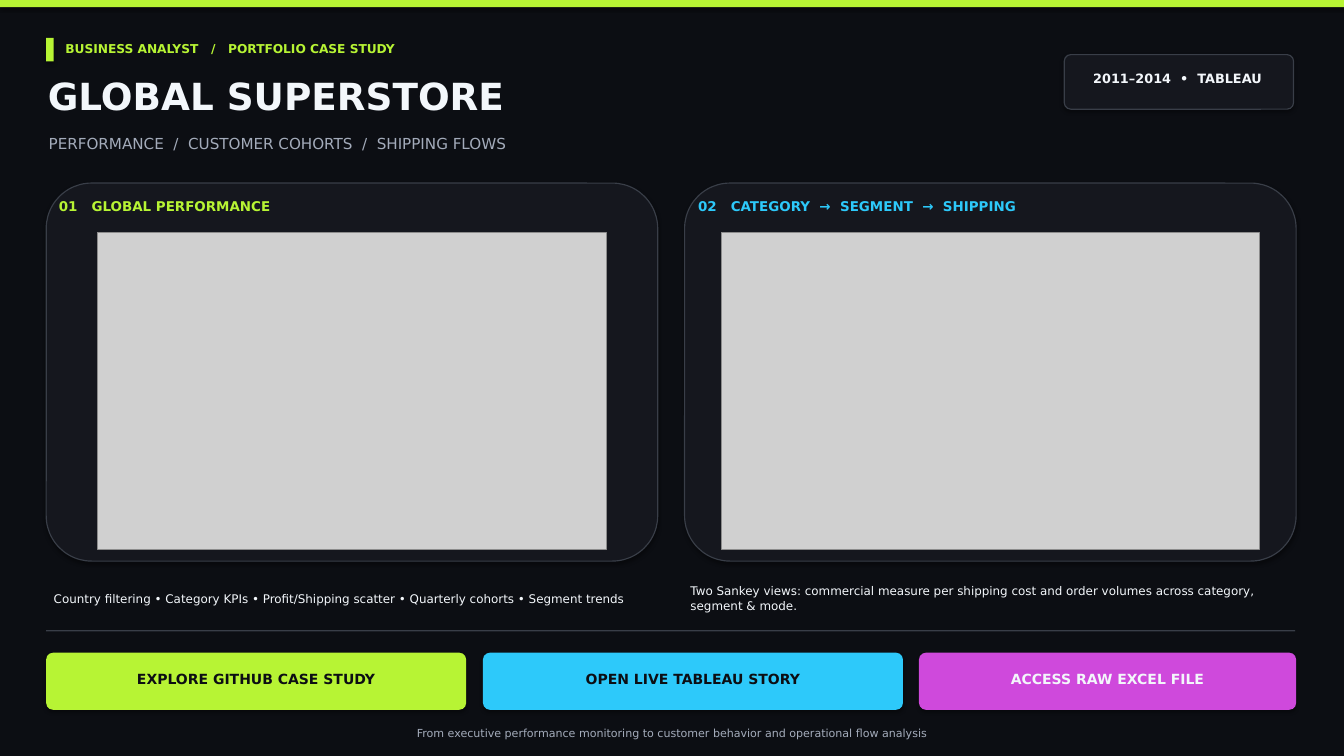
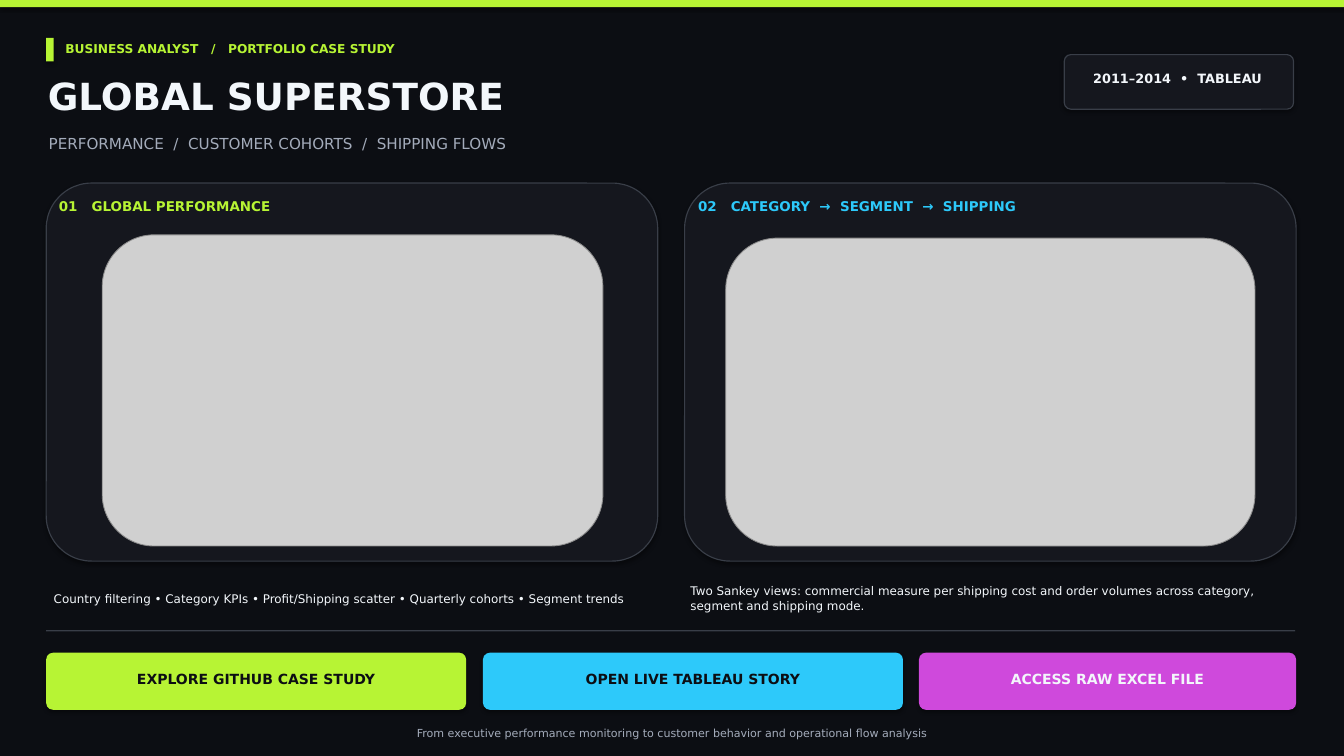
Before and after one commit to Bunniey/Global-Superstore-Tableau-Story-Analytics, a slide deck: slide 1 of Editable-Portfolio-Showcase.pptx. Drawn at 1344x756 pixels with LibreOffice and Linux fonts; fonts in the diff are those of the drawing; grey boxes stand for pictures. Boxes give left, top, right and bottom in pixels: in the first picture for what was removed or moved away, otherwise in the second. Text is boxed around its words. In the diff, an @@ line names an element or a change of style, - is before the commit and + after.

```diff
--- a/Editable-Portfolio-Showcase.pptx
+++ b/Editable-Portfolio-Showcase.pptx
@@ picture: place and size @@
-picture at [97,233,606,549]
+picture at [102,235,603,546]
@@ picture: place and size @@
-picture at [722,233,1259,549]
+picture at [726,238,1255,546]
@@ text at [690,586,1254,613]: text changed @@
-Two Sankey views: commercial measure per shipping cost and order volumes across category, segment & mode.
+Two Sankey views: commercial measure per shipping cost and order volumes across category, segment and shipping mode.
```
